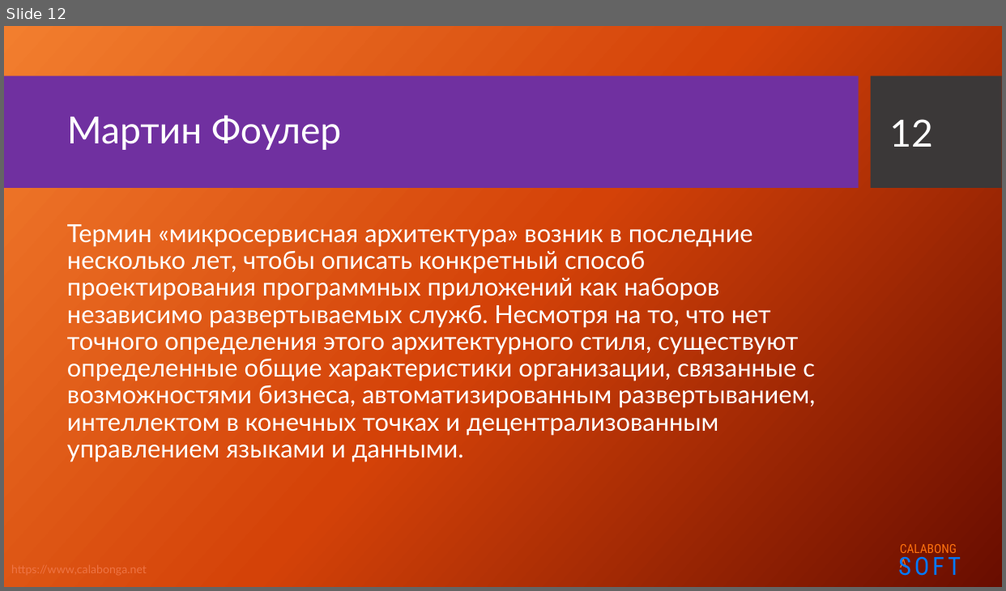
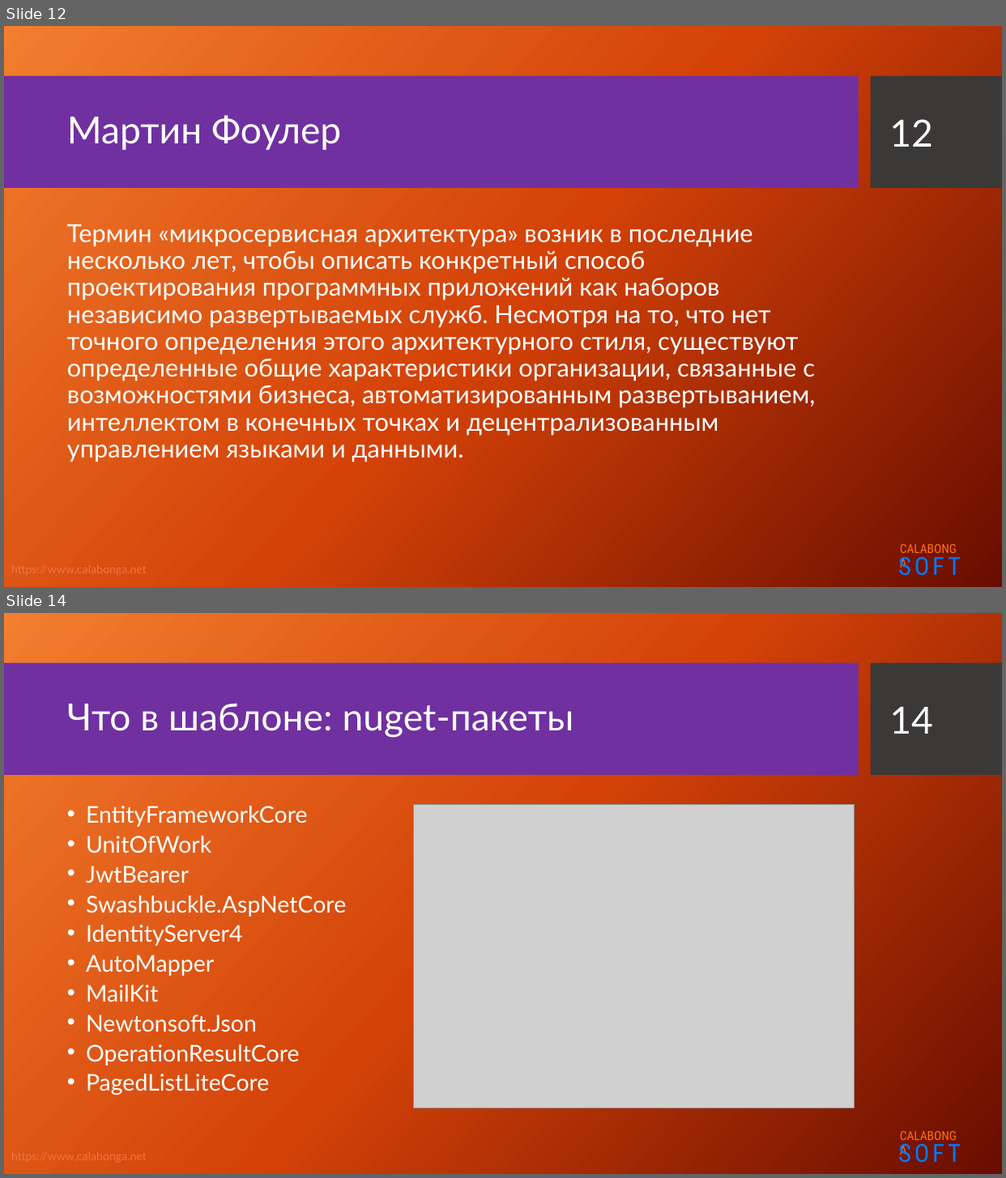
Before and after one commit to Calabonga/Microservice-Template, a slide deck: Presentation/Microservices.pptx. Shown one above the other, each under a label of ours: slide 12 before the commit, slides 12 and 14 after it; the slides between them are not shown. The pictures are 1006x591 and 1006x1178 pixels, drawn with LibreOffice and Linux fonts; fonts in the diff are those of the drawing; grey boxes stand for pictures; background and template pictures are left out. Boxes give left, top, right and bottom in pixels: in the first picture for what was removed or moved away, otherwise in the second. Text is boxed around its words. In the diff, an @@ line names an element or a change of style, - is before the commit and + after.

```diff
--- a/Presentation/Microservices.pptx
+++ b/Presentation/Microservices.pptx
@@ slide 14 added at (4,613,1002,1174), background picture (left out); not listed: 5 template elements that a slide beside it also shows @@
@@ title added at (67,703,574,738), 36 pt, text #FFFFFF @@
+Что в шаблоне: nuget-пакеты
@@ page number added at (889,707,933,734), 36 pt, text #FFFFFF @@
+14
@@ text added at (86,806,346,1096), 22.2 pt, text #FFFFFF @@
+• EntityFrameworkCore
+• UnitOfWork
+• JwtBearer
+• Swashbuckle.AspNetCore
+• IdentityServer4
+• AutoMapper
+• MailKit
+• Newtonsoft.Json
+• OperationResultCore
+• PagedListLiteCore
@@ picture added at (414,805,854,1109) @@
```
Also in this commit, not shown: 3 other slides added, 1 other file.
